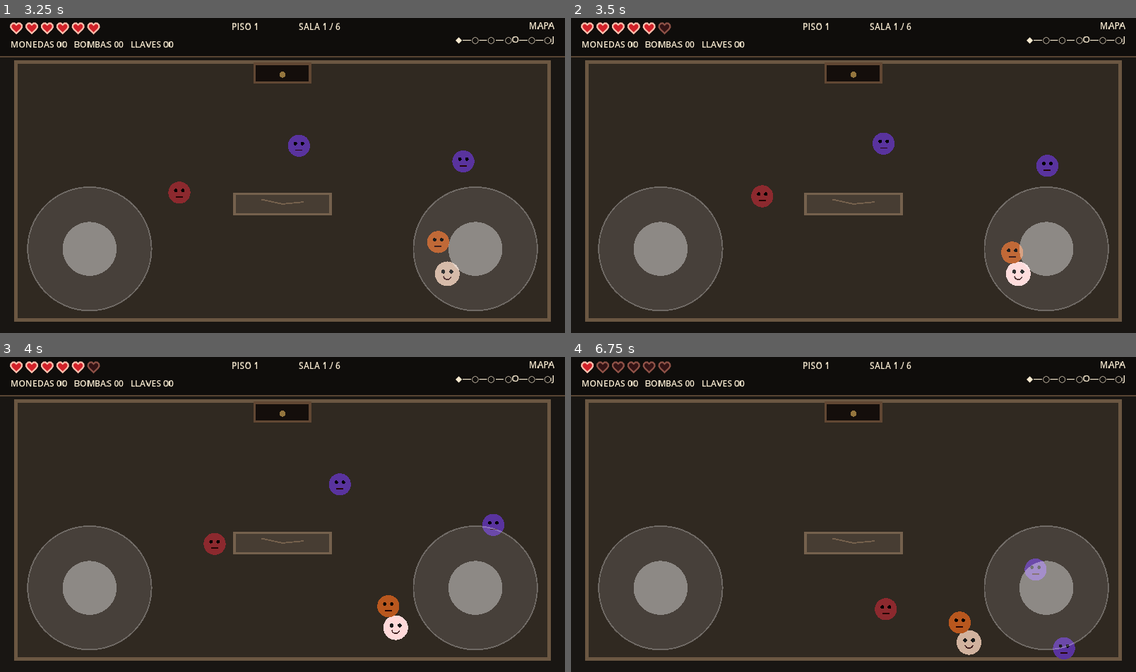
Above: before the commit, frames 1-4 (two rows, left to right).
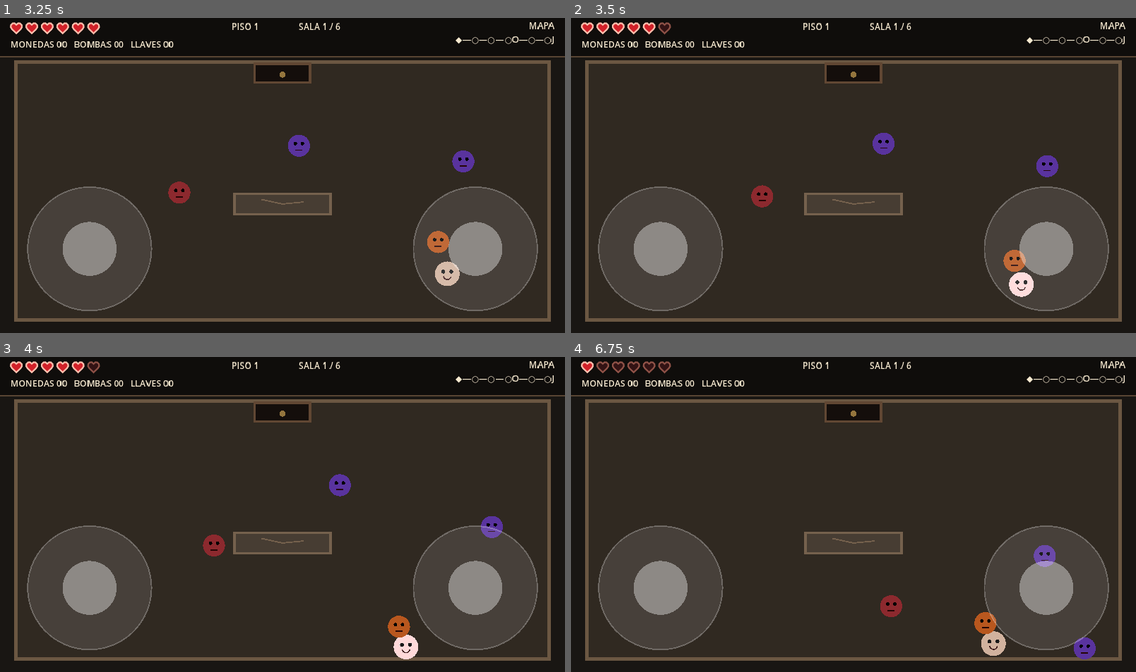
Above: after the commit, the same moments.

Repository: LoloscarPrr/Binding-of-Ismael
Game: Godot game, scene res://scenes/main.tscn
Two runs of this game, one before a commit and one after it. Both use one fixed random seed, a clock stepped at 60 frames per second and the inputs below.
Inputs (mouse positions are in pixels of both pictures, inside the frame that each line leads up to):
- Up to frame 1 (3.25 s): tap Enter at 0.5 s; move the mouse to (406, 159) at 0.52 s; hold D (move_right) 0.53-1.25 s; click (406, 159) at 0.67 s; drag from (169, 191) to (254, 238) at 1.27 s; move the mouse to (339, 106) at 2.02 s; hold D (move_right) 2.03-2.75 s; drag from (254, 238) to (113, 128) at 2.77 s
- Up to frame 2 (3.5 s): no input
- Up to frame 3 (4 s): move the mouse to (452, 561) at 3.52 s; hold A (move_left) from 3.53 s (still down)
- Up to frame 4 (6.75 s): release A (move_left) at 4.25 s; drag from (684, 467) to (768, 432) at 4.27 s; move the mouse to (881, 514) at 5.02 s; hold S (move_down) 5.03-5.75 s; click (881, 514) at 5.17 s; drag from (768, 432) to (740, 530) at 5.77 s; move the mouse to (977, 498) at 6.52 s; hold W (move_up) from 6.53 s (still down)

Frame 1 is identical in both runs. In frame 2, 0.5% of the frame differs, in the area x 32-87%, y 36-89%; in frame 3, 0.9%; in frame 4, 1.9%, in the area x 53-93%, y 59-96%.

Commit message:
feat: add enemy hit feedback and contact response

Diff:
--- a/scripts/enemy.gd
+++ b/scripts/enemy.gd
@@ -18,6 +18,7 @@
 var _dash_timer := 0.0
 var _dash_direction := Vector2.ZERO
 var _orbit_sign := 1.0
+var _hit_flash := 0.0
 
 func _ready() -> void:
 	add_to_group("enemies")
@@ -50,9 +51,11 @@
 
 func _physics_process(delta: float) -> void:
 	_age += delta
+	_hit_flash = maxf(0.0, _hit_flash - delta)
 	if spawn_grace_time > 0.0:
 		spawn_grace_time = maxf(0.0, spawn_grace_time - delta)
 		velocity = Vector2.ZERO
+		queue_redraw()
 		return
 	if not is_instance_valid(target):
 		velocity = Vector2.ZERO
@@ -98,8 +101,9 @@
 	for i in get_slide_collision_count():
 		var collider := get_slide_collision(i).get_collider()
 		if collider is IsmaelPlayer:
-			collider.take_damage(1)
+			collider.take_contact_damage(1, global_position)
 	clamp_to_bounds()
+	queue_redraw()
 
 func set_movement_bounds(bounds: Rect2) -> void:
 	movement_bounds = bounds
@@ -114,6 +118,8 @@
 	if health <= 0:
 		return
 	health -= amount
+	_hit_flash = 0.11
+	queue_redraw()
 	if health <= 0:
 		defeated.emit(self)
 		queue_free()
@@ -128,6 +134,8 @@
 			body_color = Color(0.35, 0.20, 0.62)
 		EnemyKind.BOSS:
 			body_color = Color(0.40, 0.07, 0.10)
+	if _hit_flash > 0.0:
+		body_color = Color(1.0, 0.88, 0.82)
 	draw_circle(Vector2.ZERO, radius, body_color)
 	draw_circle(Vector2(-radius * 0.32, -5), 4.0, Color.BLACK)
 	draw_circle(Vector2(radius * 0.32, -5), 4.0, Color.BLACK)
